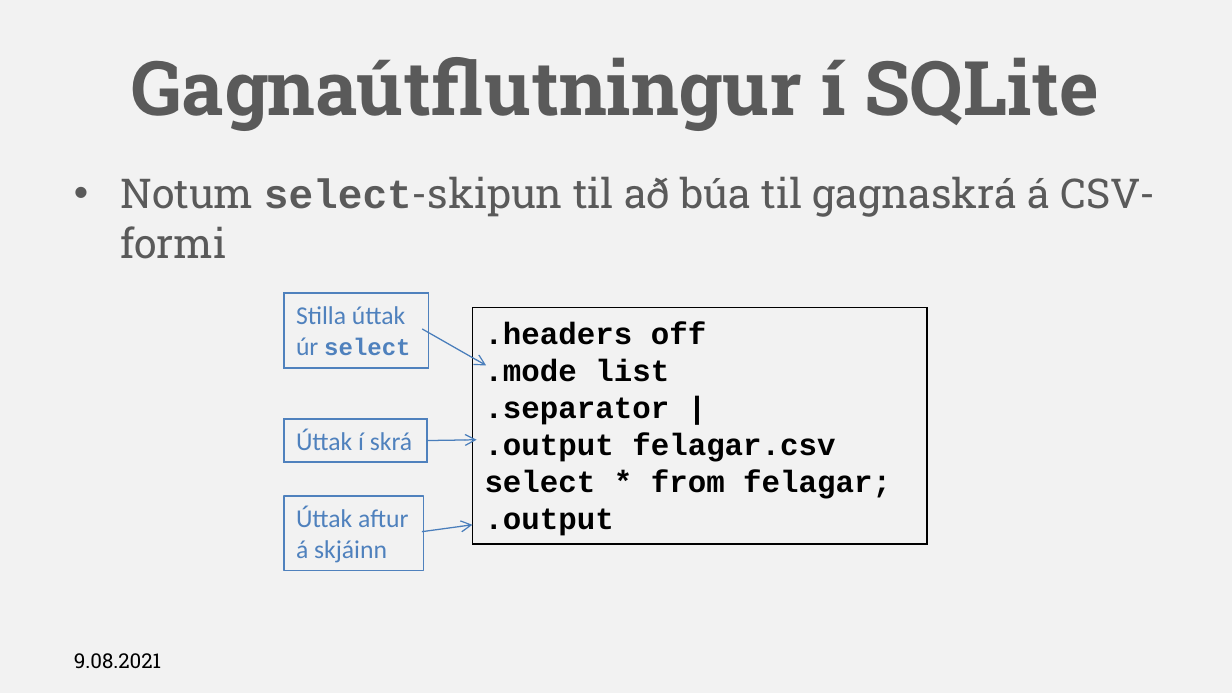
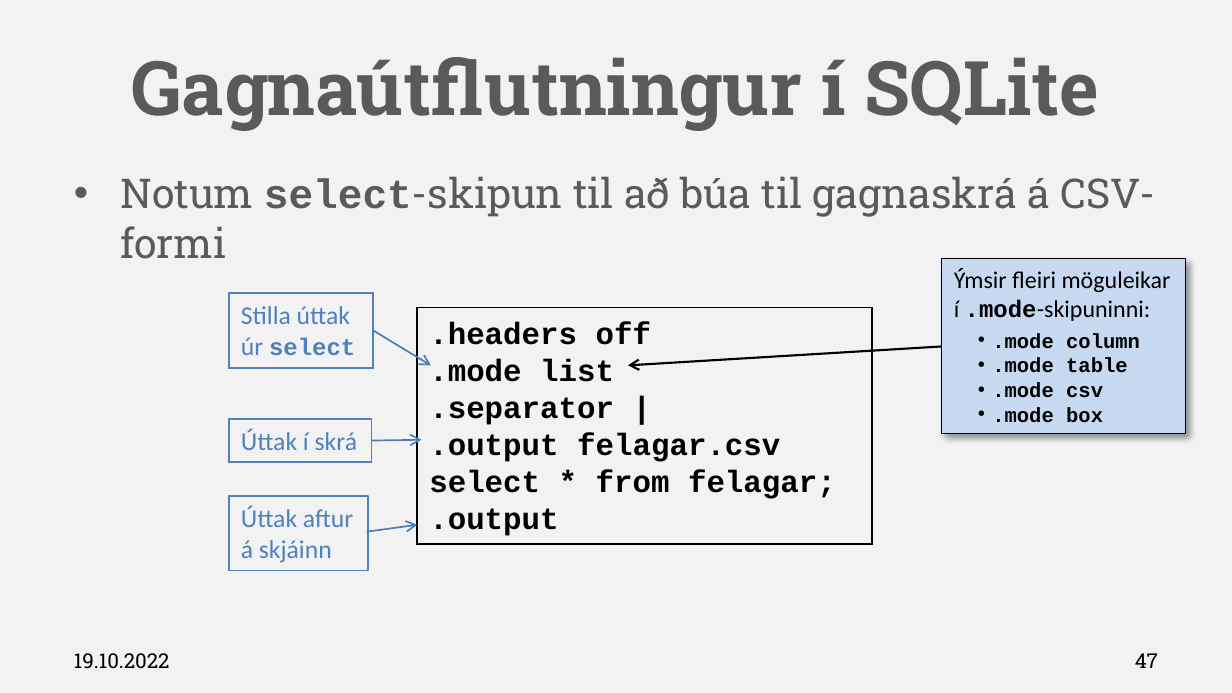
Before and after one commit to Hjalmtyr/SQL1, a slide deck: slide 47 of SQL-I.pptx. Drawn at 1232x693 pixels with LibreOffice and Linux fonts; fonts in the diff are those of the drawing; background and template pictures are left out. Boxes give left, top, right and bottom in pixels: in the first picture for what was removed or moved away, otherwise in the second. Text is boxed around its words. In the diff, an @@ line names an element or a change of style, - is before the commit and + after.

```diff
--- a/SQL-I.pptx
+++ b/SQL-I.pptx
@@ rectangle added at (941,259,1185,434), fill #C6D9F1, outline #000000 0.75 pt, 14 pt, text #000000, bold @@
+Ýmsir fleiri möguleikar
+í .mode-skipuninni:
+• .mode column
+• .mode table
+• .mode csv
+• .mode box
@@ arrow moved from (423, 329) - (487, 366) to (373, 330) - (431, 366) @@
@@ arrow (373, 330) - (431, 366): stroke #4B7EBC 0.75 pt to #4B7EBC 1 pt @@
@@ arrow added from (941, 346) to (628, 366), #000000 1.25 pt @@
@@ 4 rectangles, 2 arrows: place and size @@
-4 rectangles, 2 arrows at (283,293,926,572)
+4 rectangles, 2 arrows at (229,293,872,572)
@@ arrow (372, 441) - (421, 440): stroke #4B7EBC 0.75 pt to #4B7EBC 1 pt @@
@@ arrow (367, 532) - (418, 525): stroke #4B7EBC 0.75 pt to #4B7EBC 1 pt @@
@@ text at (74,653,170,669): text changed @@
-9.08.2021
+19.10.2022
@@ page number added at (1135,653,1158,668), 12 pt, text #000000 @@
+47
```
Also in this commit, not shown: 81 other slides changed, 2 slides added, 2 slides removed, 6 other files.
